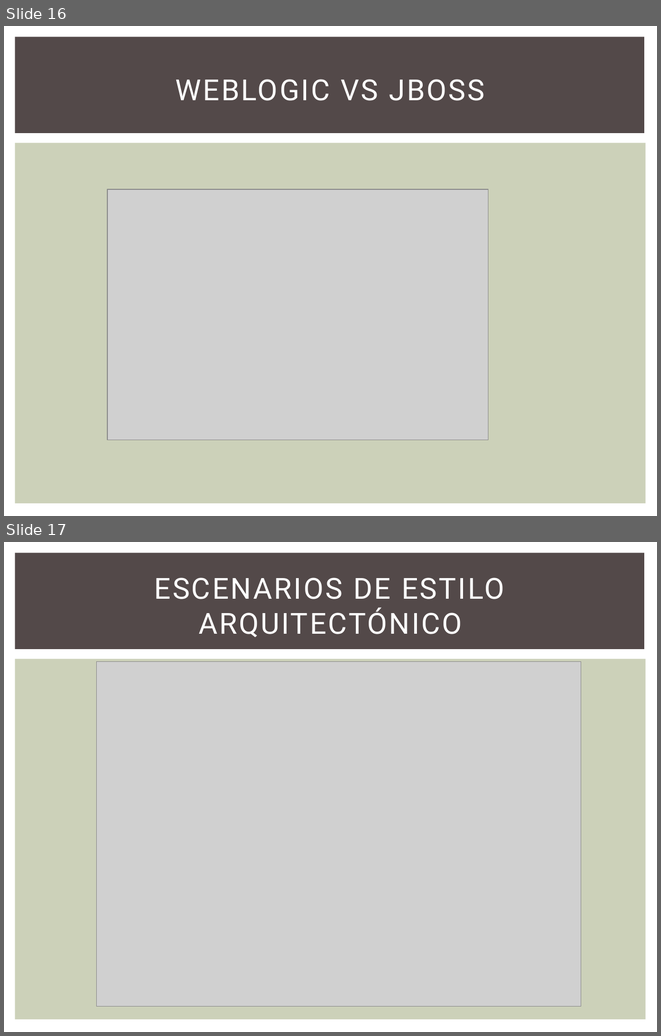
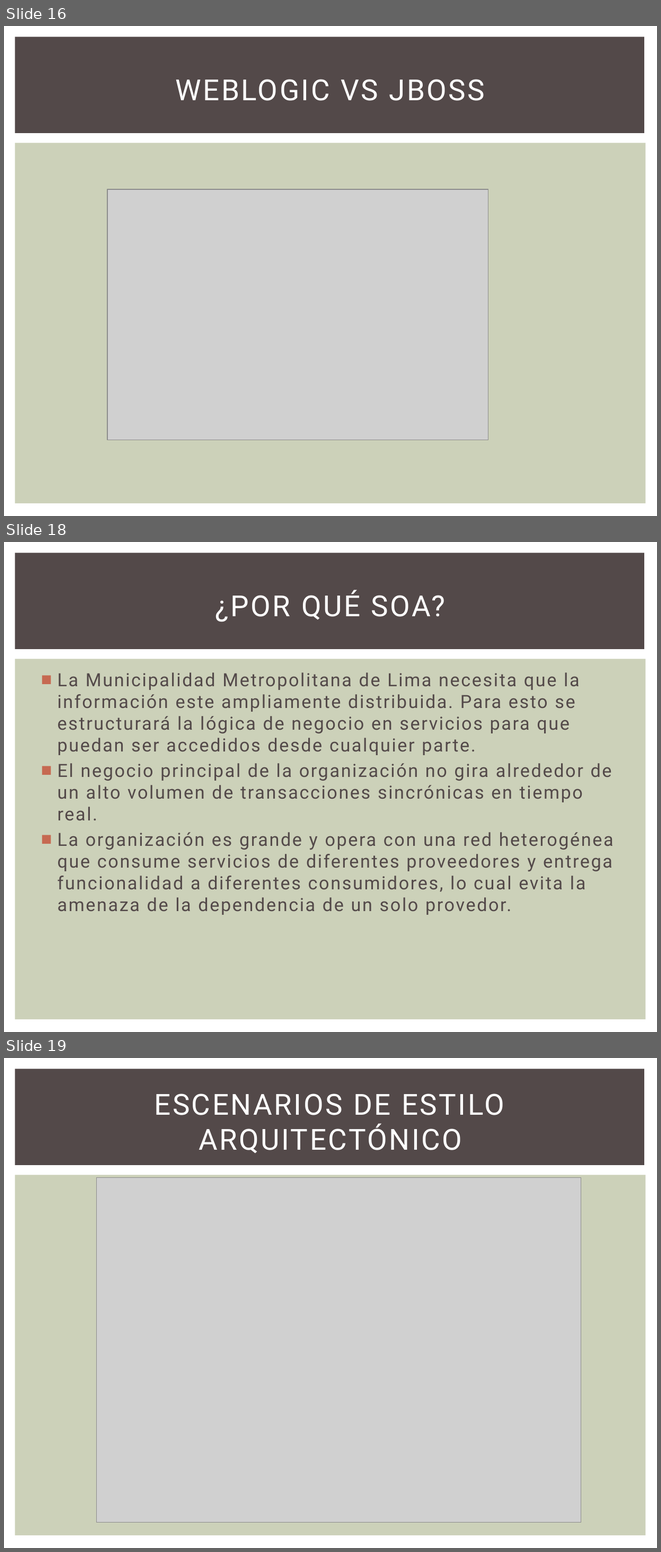
Before and after one commit to GesekCore/Arquitectura-de-Software-2015-01, a slide deck: Ptts.pptx. Shown one above the other, each under a label of ours: slides 16 and 17 before the commit, slides 16, 18 and 19 after it; the slides between them are not shown. The pictures are 661x1036 and 661x1552 pixels, drawn with LibreOffice and Linux fonts; fonts in the diff are those of the drawing; grey boxes stand for pictures. Boxes give left, top, right and bottom in pixels: in the first picture for what was removed or moved away, otherwise in the second. Text is boxed around its words. In the diff, an @@ line names an element or a change of style, - is before the commit and + after.

Commit message:
ppt final

```diff
--- a/Ptts.pptx
+++ b/Ptts.pptx
@@ slide 18 added at box(4, 542, 657, 1032), background #FFFFFF; not listed: 2 template elements that a slide beside it also shows @@
@@ title added at box(215, 590, 445, 622), 32 pt, text #FFFFFF @@
+¿POR QUÉ SOA?
@@ text added at box(58, 672, 614, 915), 20 pt, text #534949 @@
+■ La Municipalidad Metropolitana de Lima necesita que la información este ampliamente distribuida. Para esto se estructurará la lógica de negocio en servicios para que puedan ser accedidos desde cualquier parte.
+■ El negocio principal de la organización no gira alrededor de un alto volumen de transacciones sincrónicas en tiempo real.
+■ La organización es grande y opera con una red heterogénea que consume servicios de diferentes proveedores y entrega funcionalidad a diferentes consumidores, lo cual evita la amenaza de la dependencia de un solo provedor.
@@ what was slide 17 is now slide 19 @@
```
Also in this commit, not shown: 1 other slide added, 1 other file.
